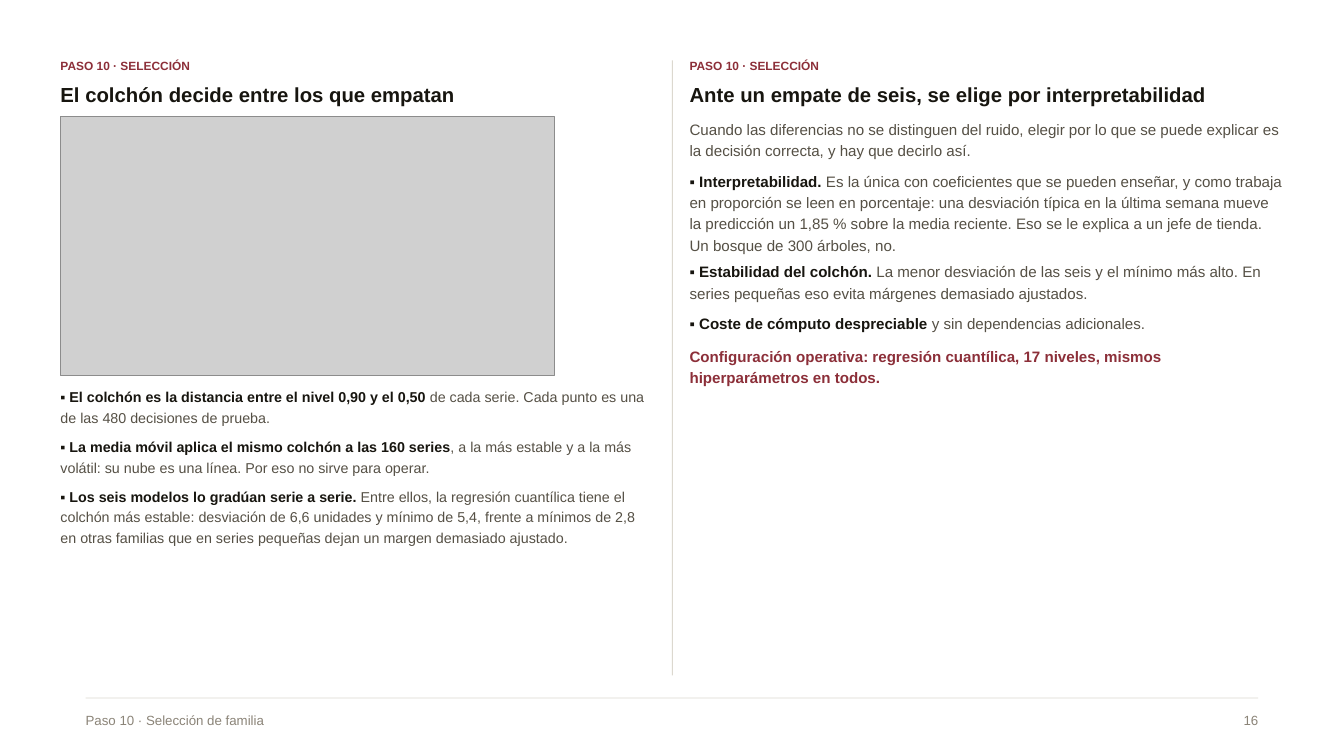
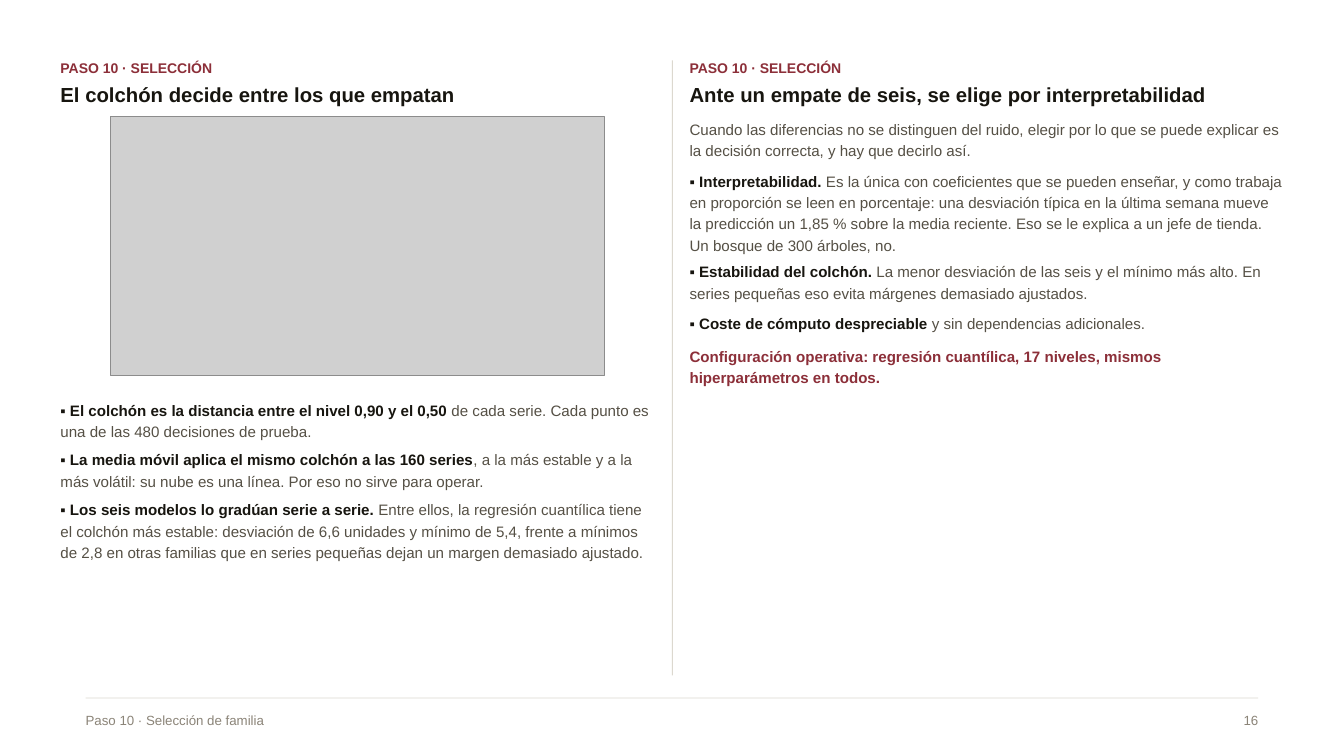
Before and after one commit to Danilo22m/Prueba_Tostao, a slide deck: slide 15 of Presentacion_Caso_A_compacta.pptx (slide 16 before the commit). Drawn at 1344x756 pixels with LibreOffice and Linux fonts; fonts in the diff are those of the drawing; grey boxes stand for pictures. Boxes give left, top, right and bottom in pixels: in the first picture for what was removed or moved away, otherwise in the second. Text is boxed around its words. In the diff, an @@ line names an element or a change of style, - is before the commit and + after.

```diff
--- a/Presentacion_Caso_A_compacta.pptx
+++ b/Presentacion_Caso_A_compacta.pptx
@@ text "PASO 10 · SELECCIÓN" at (x1=60, y1=61, x2=212, y2=73): size 8.5 to 10 pt @@
@@ text "PASO 10 · SELECCIÓN" at (x1=690, y1=61, x2=841, y2=73): size 8.5 to 10 pt @@
@@ picture moved from (x1=60, y1=117, x2=555, y2=376) to (x1=111, y1=117, x2=605, y2=376) @@
@@ text "▪ El colchón es la ..." moved from (x1=60, y1=391, x2=644, y2=426) to (x1=60, y1=405, x2=649, y2=440) @@
@@ size 10.2 to 10.8 pt in 3 elements at (x1=60, y1=504, x2=643, y2=561), (x1=60, y1=405, x2=649, y2=440), (x1=60, y1=454, x2=632, y2=490) @@
@@ text "▪ La media móvil aplica ..." moved from (x1=60, y1=441, x2=631, y2=476) to (x1=60, y1=454, x2=632, y2=490) @@
@@ text "▪ Los seis modelos lo ..." moved from (x1=60, y1=491, x2=635, y2=546) to (x1=60, y1=504, x2=643, y2=561) @@
```
Also in this commit, not shown: 21 other slides changed, 2 slides removed, 1 other file.
